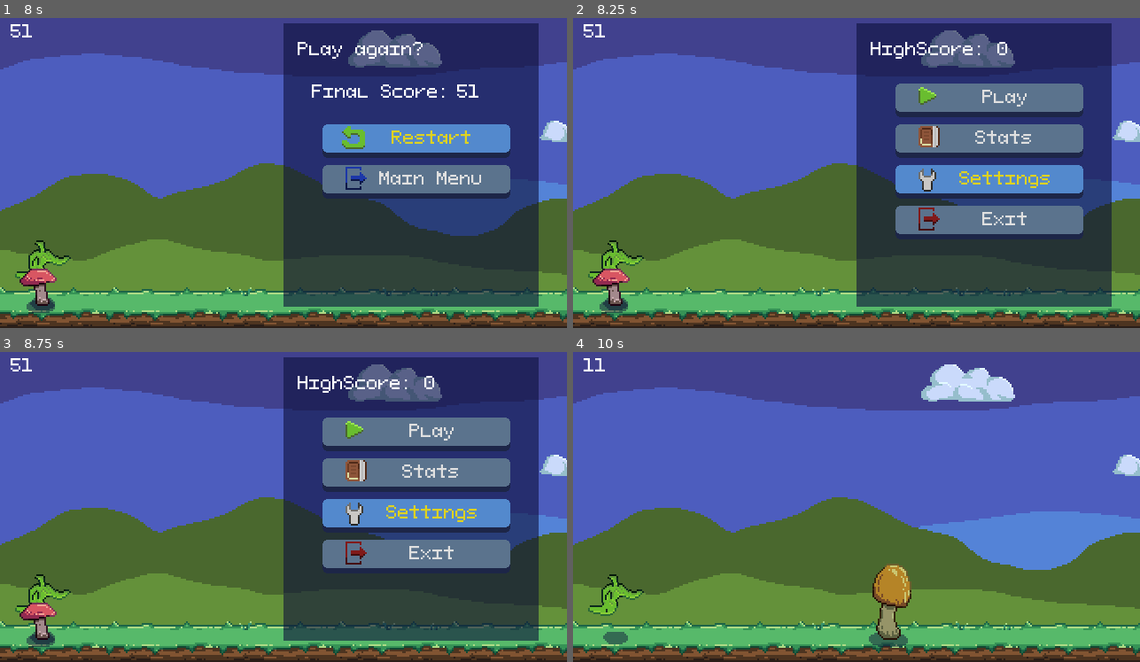
Above: before the commit, frames 1-4 (two rows, left to right).
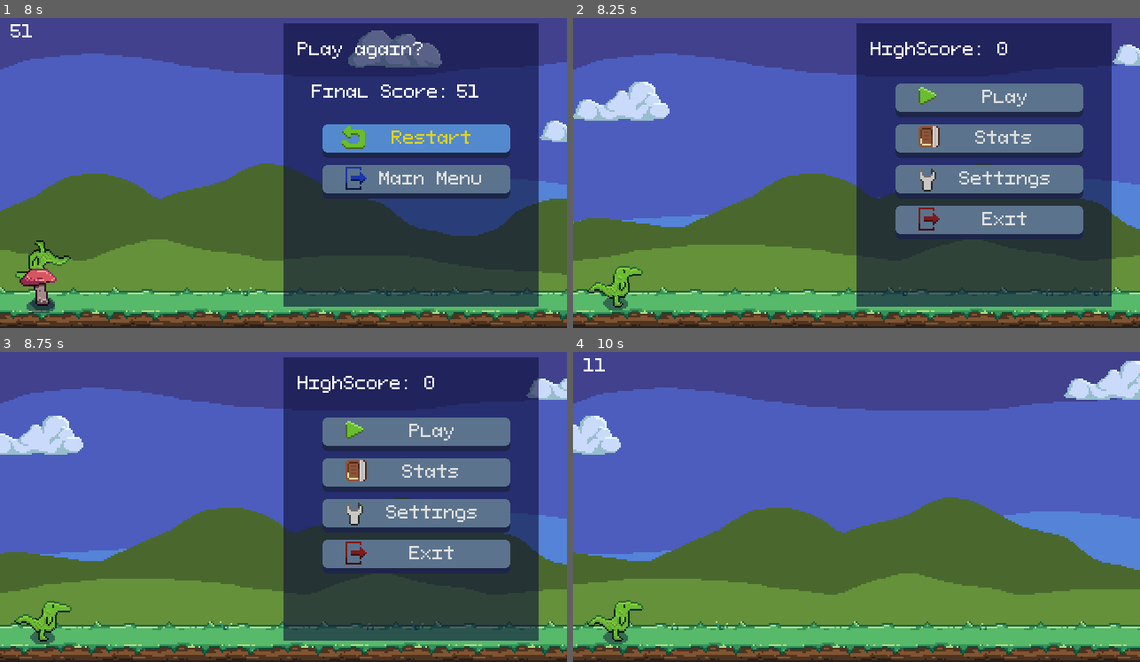
Above: after the commit, the same moments.

Repository: zMenta/DinosaurRun
Game: Godot game, scene res://main/Main.tscn
The game is run twice, just before and just after one commit, with the same random seed, the same clock (stepped at 60 frames per second) and the same inputs.
Inputs:
- Up to frame 1 (8 s): click "Play" at 0.5 s; tap Space (jump) at 1.52, 2.27, 3.77, 4.52, 5.27 s; click "Restart" at 5.75 s; click "Restart" at 6.5 s; click "Restart" at 7.25 s
- Up to frame 2 (8.25 s): click "Main Menu" at 8 s
- Up to frame 3 (8.75 s): no input
- Up to frame 4 (10 s): click "Play" at 8.75 s

Frame 1 is identical in both runs. In frame 2, 17% of the frame differs, in the area x 0-100%, y 2-100%; in frame 3, 17%; in frame 4, 20%.

Commit message:
back to the menu fix

Diff:
--- a/DinosaurRun/main/Main.gd
+++ b/DinosaurRun/main/Main.gd
@@ -55,5 +55,6 @@
 
 
 func _on_MenuGameOver_buttonGoBack_pressed() -> void:
-	menu_main.visible = true
-	menu_gameover.visible = false
+#	menu_main.visible = true
+#	menu_gameover.visible = false
+	get_tree().reload_current_scene()
